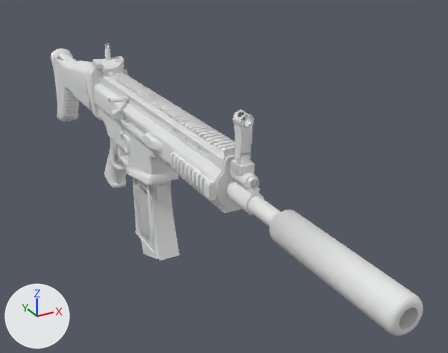
The FBX model Blender/FBX/Weapons/Scar-H/Scar-H Complete_low.fbx, before and after one commit.
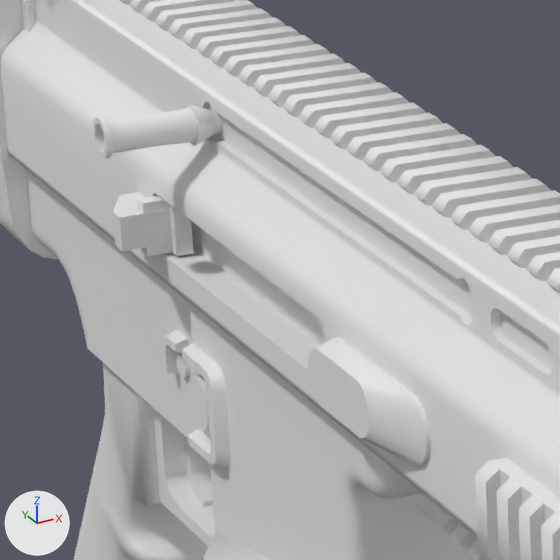
There are two pictures of each version: one whole from a 50 mm lens placed at (-0.308, -0.929, 0.397), pointed at (0.079, -0.224, 0.044), one close up on the part from 21% to 41% of the width and 22% to 48% of the height. The axes (+X, +Y, +Z) are drawn at lower left. The lights are the same throughout. Where no turn or scale is listed for an object, it has been applied to the vertices.

Names of what the first close-up shows: 'Bolt_low', 'Frame_low', 'FrontGrip_low', 'Railing1_low', 'Railing2_low', 'Side1_low', 'Side2_low'.
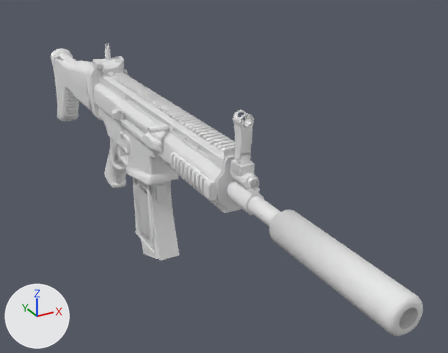
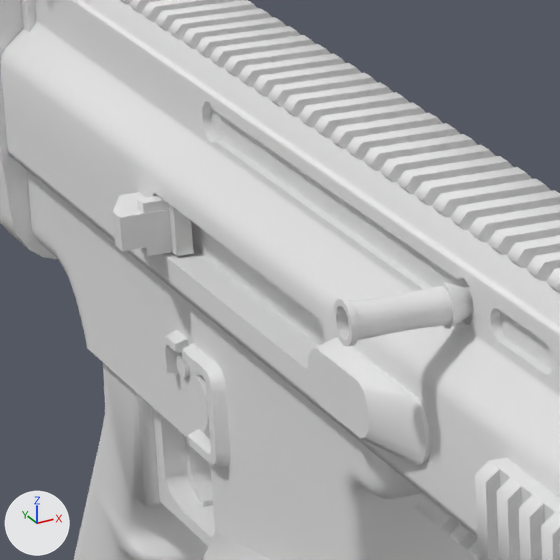
What differs and where, as boxes (x1, y1, x2, y2) in the close-ups (560 x 560 px):
'Bolt_low', mesh moved
    before: (93, 104, 223, 159)
    after: (333, 282, 474, 347)

The change in detail:
me_cube_047 has 157 vertices, 156 faces and spans x -0.0286..0.0, y -0.0049..0.0049, z -0.0049..0.0049.
me_cube_047 is used by ob_bolt_low; location (-0.0112, -0.1036, 0.1404).
me_cube_047 part 1: the whole mesh is moved by (0.0, -0.144, 0.0).
